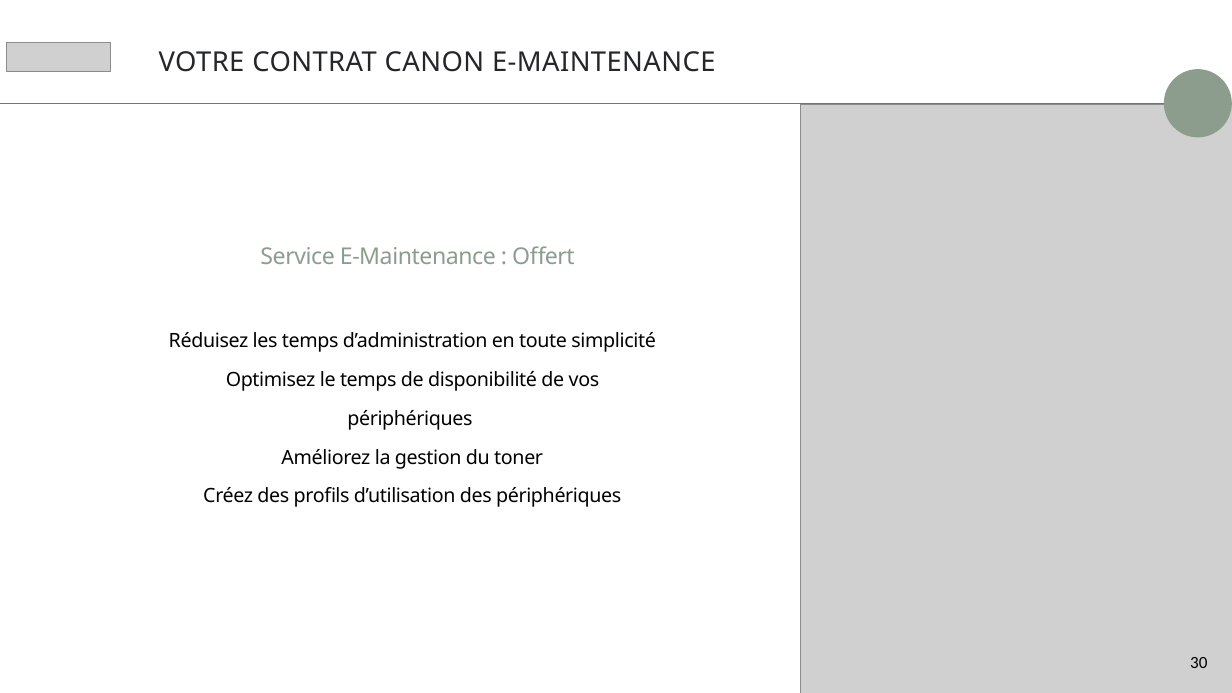
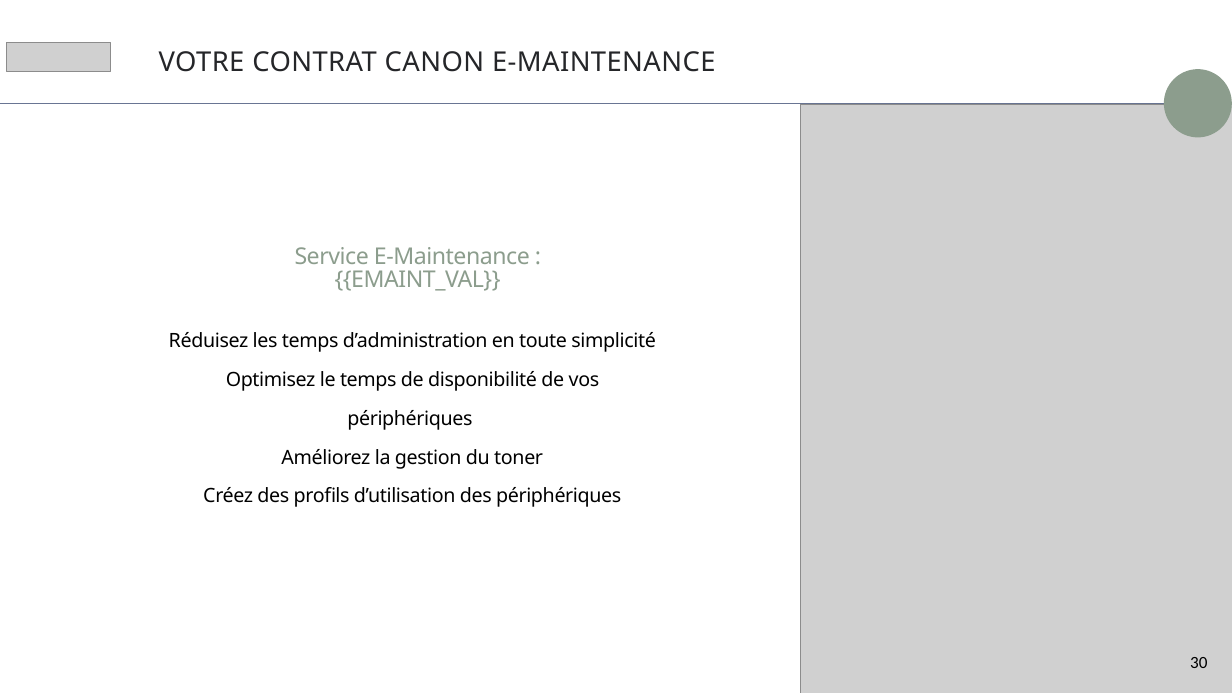
Before and after one commit to Mikael2655/Levad, a slide deck: slide 30 of proposition-commerciale/assets/template.pptx. Drawn at 1232x693 pixels with LibreOffice and Linux fonts; fonts in the diff are those of the drawing; grey boxes stand for pictures; background and template pictures are left out. Boxes give left, top, right and bottom in pixels: in the first picture for what was removed or moved away, otherwise in the second. Text is boxed around its words. In the diff, an @@ line names an element or a change of style, - is before the commit and + after.

```diff
--- a/proposition-commerciale/assets/template.pptx
+++ b/proposition-commerciale/assets/template.pptx
@@ text at box(295, 247, 530, 291): text changed @@
-Service E-Maintenance : Offert
+Service E-Maintenance : {{EMAINT_VAL}}
```
Also in this commit, not shown: 5 other slides changed, 13 other files.
